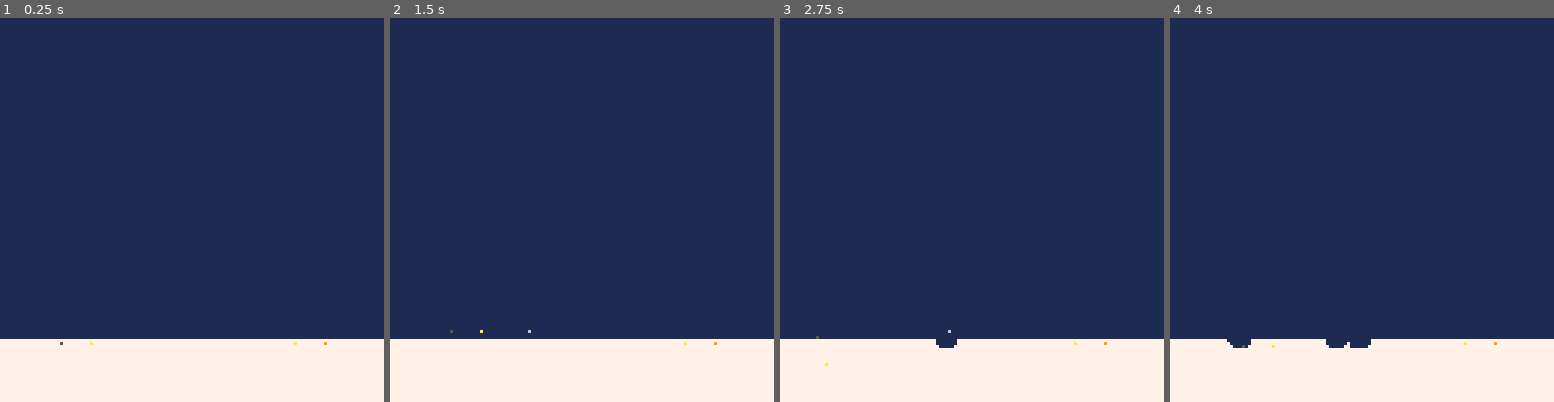
Above: before the commit, frames 1-4 (left to right).
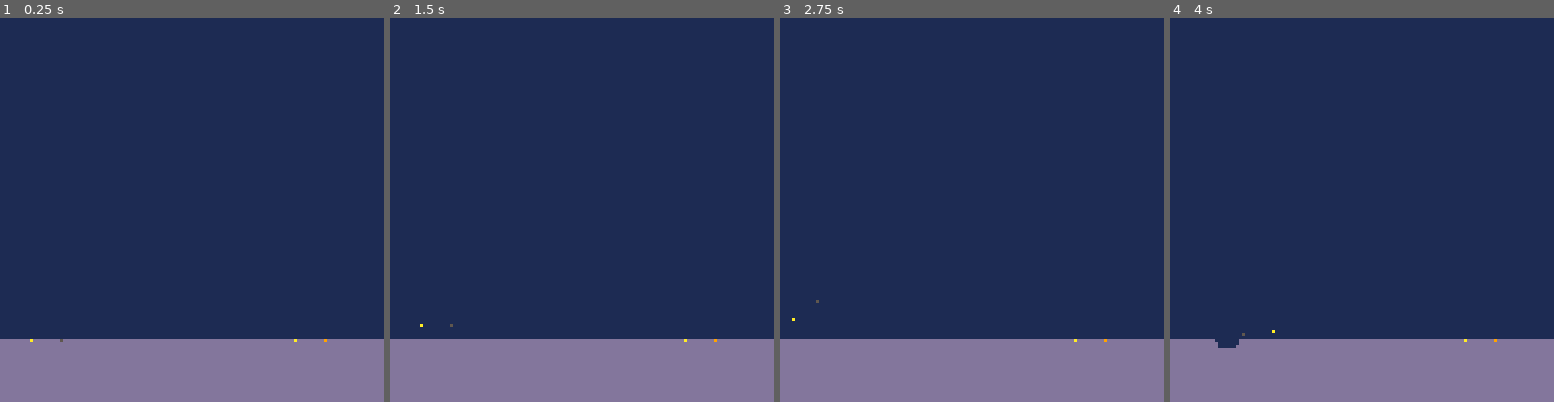
Above: after the commit, the same moments.

Repository: iamapea/miniature_jam
Game: PICO-8 cartridge mini.p8
The game is run twice, just before and just after one commit, with the same random seed, the same clock (stepped at 60 frames per second) and the same inputs.
Inputs:
- Up to frame 1 (0.25 s): no input
- Up to frame 2 (1.5 s): tap O (Z key) at 0.33, 0.7, 1.43 s; tap X (X key) at 1.07 s
- Up to frame 3 (2.75 s): hold Left 1.97-2.37 s; tap X (X key) at 2.07, 2.4, 2.73 s; tap O (Z key) at 2.22 s; hold Down from 2.42 s (still down)
- Up to frame 4 (4 s): release Down at 2.82 s; hold Right 2.87-3.53 s; tap X (X key) at 3.07, 3.4, 3.73 s; tap O (Z key) at 3.1, 3.98 s; hold Up from 3.58 s (still down)

The runs differ from the first frame. In frame 1, 16% of the frame differs, in the area x 0-100%, y 83-100%; in frame 2, 16%, in the area x 0-100%, y 79-100%; in frame 3, 16%; in frame 4, 16%.

Commit message:
fix aiming

Diff:
--- a/mini.p8
+++ b/mini.p8
@@ -11,18 +11,20 @@
  world_size_x = 127
  world_size_y = 127
  aim_speed = 0.01
- ground_color = 7
+ ground_color = 13
  ground_height = 20
  grav_acc_bullet = 0.01
  grav_acc_player = 0.04
  cooldown_bullet = 60
- ground_color = 7
  -- visual parameters
  col_ch = 10 --crosshair
  col_bullet = 6
  -- create players
- p1 = new_player(20,108,5,1)
- p2 = new_player(108,108,9,.5)
+ p1 = new_player(20,world_size_y-ground_height,
+                 5,.5)
+ p2 = new_player(108,world_size_y-ground_height,
+                 9,.5)
+ p2.looks_left = true
  players = {p1,p2}
  -- bullets
  bullets = {}
@@ -114,13 +116,20 @@
   pset(p.x,p.y,p.c)
   pset(p.x,p.y,p.c)
   --draw crosshair
-  pset(p.x+cos(p.aim)*10,
-       p.y+sin(p.aim)*10,col_ch)
+--  if p.looks_left then
+   pset(p.x+cos(p.aim/2+0.25)*10,
+        p.y+sin(p.aim/2+0.25)*10,col_ch)
+--  else
+--   pset(p.x-cos(p.aim/2+0.25)*10,
+--        p.y+sin(p.aim/2+0.25)*10,col_ch)
+--  end
  end
  --draw bullets
  for b in all(bullets) do
   pset(b.x,b.y,col_bullet)
  end
+ -- debug
+ --print(players[1].aim)
 end
 -->8
 -- things ----------------
@@ -145,6 +154,7 @@
  it.ay = grav_acc_player
  it.c = c --color
  it.aim = aim
+ it.looks_left = false
  it.cooldown = 0
  it.is_explosive = false
  it.is_airborne = true
@@ -158,8 +168,8 @@
  it = {}
  it.x = x
  it.y = y
- it.vx = cos(aim)*v --velocity
- it.vy = sin(aim)*v
+ it.vx = cos(aim/2+0.25)*v --velocity
+ it.vy = sin(aim/2+0.25)*v
  it.ay = grav_acc_bullet
  it.exp_rad = 4 --explosion radius
  it.is_explosive = true
@@ -231,18 +241,30 @@
   -- accelerate x
 	 if (btn(⬅️,i) and
 	 	  not btn(➡️,i)) then
+	 	if (p.aim<0) p.aim=-p.aim
 	  p.vx = -player_speed_x
 	 elseif (btn(➡️,i) and
 	 	      not btn(⬅️,i)) then
+	 	if (p.aim>0) p.aim=-p.aim
    p.vx = player_speed_x
 	 else
 	  p.vx = 0
 	 end
 	 -- aim
 	 if btn(⬆️,i) then
-	  p.aim += aim_speed
+	  if p.aim>0+aim_speed and
+	     p.aim<1 then
+    p.aim -= aim_speed
+   elseif p.aim < -aim_speed then
+	   p.aim += aim_speed
+	  end
 	 elseif btn(⬇️,i) then
-	  p.aim -= aim_speed
+	  if p.aim>0 and
+	     p.aim<1-aim_speed then
+	   p.aim += aim_speed
+   elseif p.aim<0 and p.aim>-1+aim_speed then
+    p.aim -= aim_speed
+   end
 	 end
 	 -- shoot
 	 if btn(❎,i) and
